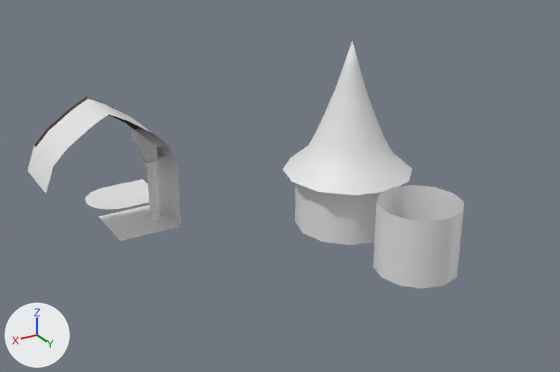
A saved change to the Blender file Data/Blender/Shaina/Castle_Assets.blend.
Both versions are drawn from a 50 mm lens placed at (21.6, 56.0, 26.9), pointed at (-4.0, 13.5, 5.7). Every picture has the same lights, and +X, +Y and +Z are marked at lower left.

The scene before the commit, as lines of its bpy script (objects in view):
```python
ob_pillar = bpy.data.objects.new('Pillar', me_cylinder_011)
ob_pillar.location = (1.16, 2.5, 2.5)
ob_pillar.scale = (1.1, 1.1, 1.0)
ob_pillar_top = bpy.data.objects.new('Pillar_Top', me_cylinder_002)
ob_pillar_top.location = (1.16, 2.5, 7.5)
ob_pillar_top.scale = (1.1, 1.1, 1.0)
ob_roof_01 = bpy.data.objects.new('Roof_01', me_plane_002)
ob_roof_01.location = (3.0, -3.0, 0.0)
ob_roof_02 = bpy.data.objects.new('Roof_02', me_cylinder)
ob_roof_02.location = (5.0, 0.25, 5.0)
ob_roof_02.rotation_euler = (1.571, 0.0, 0.0)  # degrees (90, 0, 0)
ob_tower_big_001 = bpy.data.objects.new('Tower_Big.001', me_cylinder_008)
ob_tower_big_001.location = (-11.5, 11.0, 7.0)
ob_tower_small = bpy.data.objects.new('Tower_Small', me_cylinder_003)
ob_tower_small.location = (-11.5, 19.5, 2.5)
ob_wall = bpy.data.objects.new('Wall', me_plane)
ob_wall.location = (0.0, 2.5, 2.5)
ob_wall.rotation_euler = (0.0, 1.571, 0.0)  # degrees (0, 90, 0)
ob_wood_pillar = bpy.data.objects.new('Wood_Pillar', me_cylinder_027)
ob_wood_pillar.location = (5.0, -2.0, 5.0)
ob_wood_pillar.rotation_euler = (1.571, 0.0, 0.0)  # degrees (90, 0, 0)
# also in view: 'Floor' at (2.5, 2.5, 0.0); 'Tower_Big' at (-11.5, 11.0, 2.5)
```
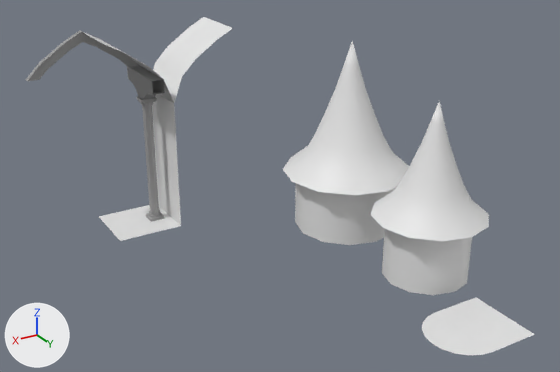
Where the newer file only moved an object's origin or applied its transform, the numbers keep the older frame.

Changed parts and their boxes [x1, y1, x2, y2] in the pictures (560 x 372 px):
'Tower_Small', moved
    before: [373, 185, 464, 289]
    after: [382, 228, 472, 295]
'Tower_Small_Roof', added
    after: [371, 101, 489, 241]
'Roof_02', moved
    before: [28, 98, 177, 193]
    after: [85, 17, 232, 103]
'Roof_01', moved
    before: [85, 179, 149, 209]
    after: [422, 298, 535, 355]
'Pillar_Top', recoloured, moved
    before: [132, 128, 168, 162]
    after: [127, 66, 164, 100]
'Wall.001', added
    after: [152, 94, 178, 166]
'Pillar', recoloured, reshaped, moved (17% wider, 95% taller)
    before: [141, 158, 164, 222]
    after: [137, 96, 164, 222]
'Balken', added
    after: [26, 30, 140, 81]
'Wood_Pillar', deleted
    before: [34, 97, 141, 147]

What changed in the scene script:
```text
Add mat_stone:
    mat_stone = principled_material('Stone')
    mat_stone.base_color = (0.325, 0.325, 0.325)  # grey #9a9a9a
Change me_cylinder_011:
    where me_cylinder_011.from_pydata(...)  # 108 vertices, 76 faces; spans x -0.52..0.52, y -0.52..0.52, z -2.5..0.0
    used by ob_pillar; location = (1.16, 2.5, 2.5); scale = (1.1, 1.1, 1.0)
    me_cylinder_011 part 1: all 100 vertices in x -0.52..0.52, y -0.52..0.52, z -2.5..-2.0 are moved by (0.0, 0.0, -2.5)
    add me_cylinder_011.materials.append(mat_stone)  # grey #9a9a9a
Change me_cylinder_002:
    where me_cylinder_002.from_pydata(...)  # 16 vertices, 6 faces; spans x -0.4..0.4, y 0.0..2.27, z -2.5..-0.59
    add me_cylinder_002.materials.append(mat_stone)  # grey #9a9a9a
Change me_cylinder:
    where me_cylinder.from_pydata(...)  # 10 vertices, 4 faces; spans x -5.0..0.0, y 0.0..5.0, z -4.75..0.25
    used by ob_roof_02; location = (5.0, 0.25, 5.0); rotation_euler = (1.571, 0.0, 0.0), in degrees (90, 0, 0)
    me_cylinder part 2: the whole mesh is moved by (5.0, 0.0, -0.25)
Add me_plane_033:
    me_plane_033.from_pydata([(-5.0, 0.0, 0.0), (0.0, 0.0, 0.0), (-5.0, 5.0, 0.0), (0.0, 5.0, 0.0)], [], [(0, 1, 3, 2)])
    me_plane_033.materials.append(mat_wall)  # its picture is missing
Add me_cylinder_027_1:
    me_cylinder_027_1.from_pydata(...)  # 48 vertices, 38 faces; spans x -4.28..0.0, y 1.91..5.0, z -2.5..-2.0
    me_cylinder_027_1.polygons.foreach_set('use_smooth', [True] * 38)
    me_cylinder_027_1.materials.append(mat_stone)  # grey #9a9a9a
Change ob_tower_small:
    ob_tower_small.location: (-11.5, 19.5, 2.5) -> (-11.5, 20.5, 2.5)
Change ob_roof_01:
    ob_roof_01.location: (3.0, -3.0, 0.0) -> (-8.25, 27.25, 0.0)
Change ob_pillar:
    ob_pillar.location: (1.16, 2.5, 2.5) -> (1.16, 2.5, 5.0)
Change ob_pillar_top:
    ob_pillar_top.location: (1.16, 2.5, 7.5) -> (1.16, 2.5, 12.5)
Change ob_roof_02:
    ob_roof_02.location: (5.0, 0.25, 5.0) -> (0.0, 0.0, 10.0)
Remove ob_wood_pillar:
    ob_wood_pillar = bpy.data.objects.new('Wood_Pillar', me_cylinder_027)
    ob_wood_pillar.location = (5.0, -2.0, 5.0)
    ob_wood_pillar.rotation_euler = (1.571, 0.0, 0.0)  # degrees (90, 0, 0)
    _m = ob_wood_pillar.modifiers.new('Mirror', 'MIRROR')
    _m.use_clip = True
Add ob_wall_001:
    ob_wall_001 = bpy.data.objects.new('Wall.001', me_plane_033)
    ob_wall_001.location = (0.0, 0.0, 5.0)
    ob_wall_001.rotation_euler = (0.0, 1.571, 0.0)  # degrees (0, 90, 0)
Add ob_tower_small_roof:
    ob_tower_small_roof = bpy.data.objects.new('Tower_Small_Roof', me_cylinder_008.copy())  # the mesh of ob_tower_big_001
    ob_tower_small_roof.location = (-11.5, 20.5, 6.5)
    ob_tower_small_roof.scale = (0.798, 0.798, 0.798)
Add ob_balken:
    ob_balken = bpy.data.objects.new('Balken', me_cylinder_027_1)
    ob_balken.location = (5.0, -2.0, 10.0)
    ob_balken.rotation_euler = (1.571, 0.0, 0.0)  # degrees (90, 0, 0)
    _m = ob_balken.modifiers.new('Mirror', 'MIRROR')
    _m.use_clip = True
```
